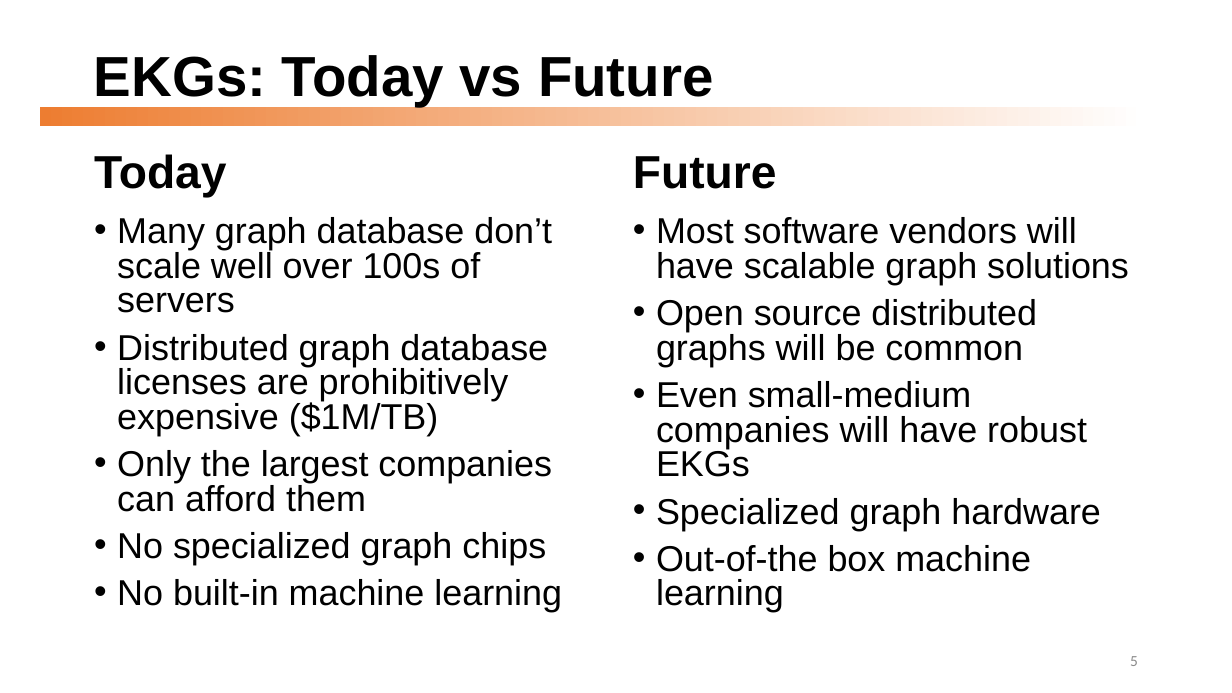
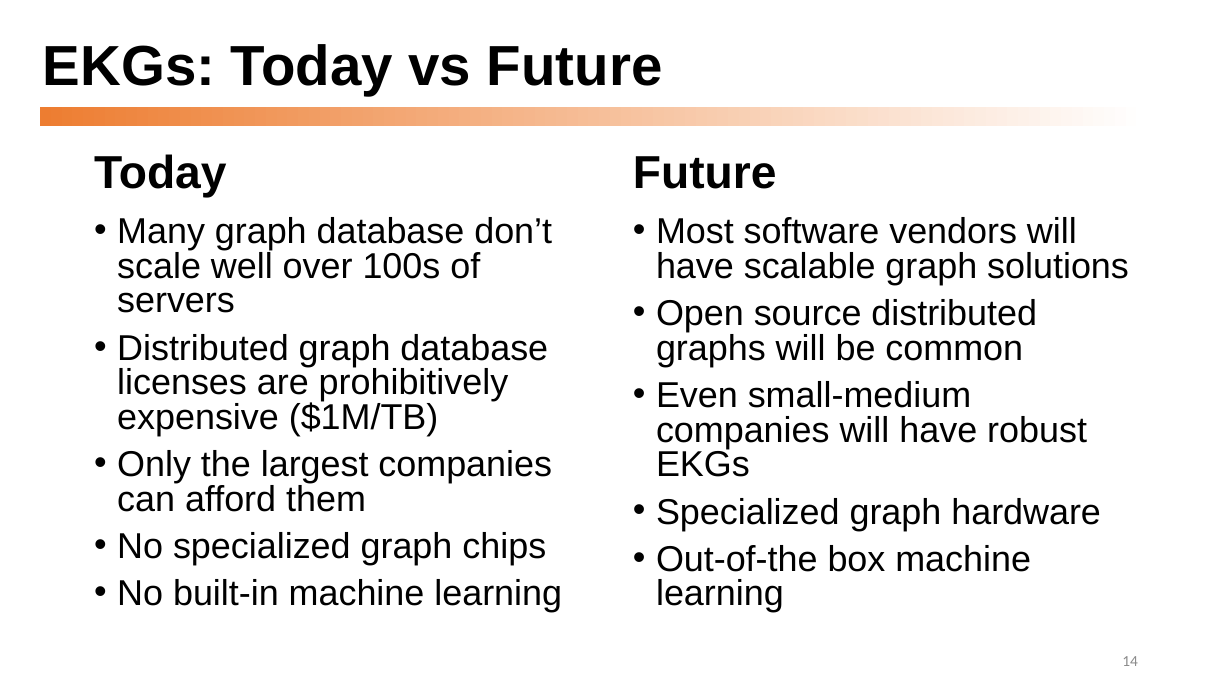
Before and after one commit to dmccreary/graph-systems-thinking, a slide deck: slide 14 of docs/presentations/Graph-Systems-Thinking-Half-Day-Workshop.pptx (slide 5 before the commit). Drawn at 1232x693 pixels with LibreOffice and Linux fonts; fonts in the diff are those of the drawing. Boxes give left, top, right and bottom in pixels: in the first picture for what was removed or moved away, otherwise in the second. Text is boxed around its words. In the diff, an @@ line names an element or a change of style, - is before the commit and + after.

```diff
--- a/docs/presentations/Graph-Systems-Thinking-Half-Day-Workshop.pptx
+++ b/docs/presentations/Graph-Systems-Thinking-Half-Day-Workshop.pptx
@@ title "EKGs: Today vs Future" moved from (x1=94, y1=55, x2=713, y2=107) to (x1=43, y1=44, x2=662, y2=96) @@
@@ page number at (x1=1122, y1=656, x2=1138, y2=666): text changed @@
-5
+14
```
Also in this commit, not shown: 6 other slides changed, 16 slides added, 1 other file.
